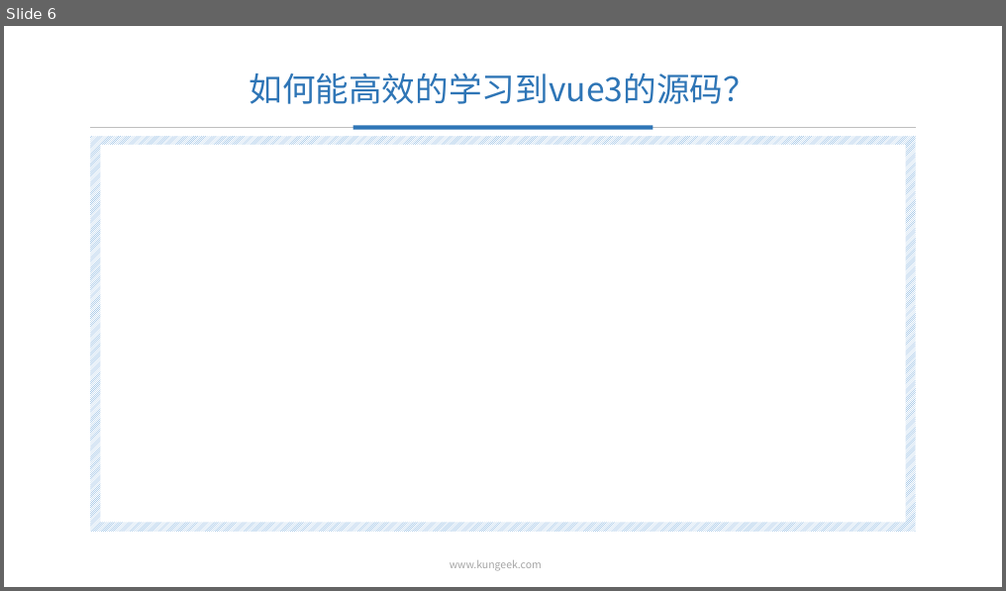
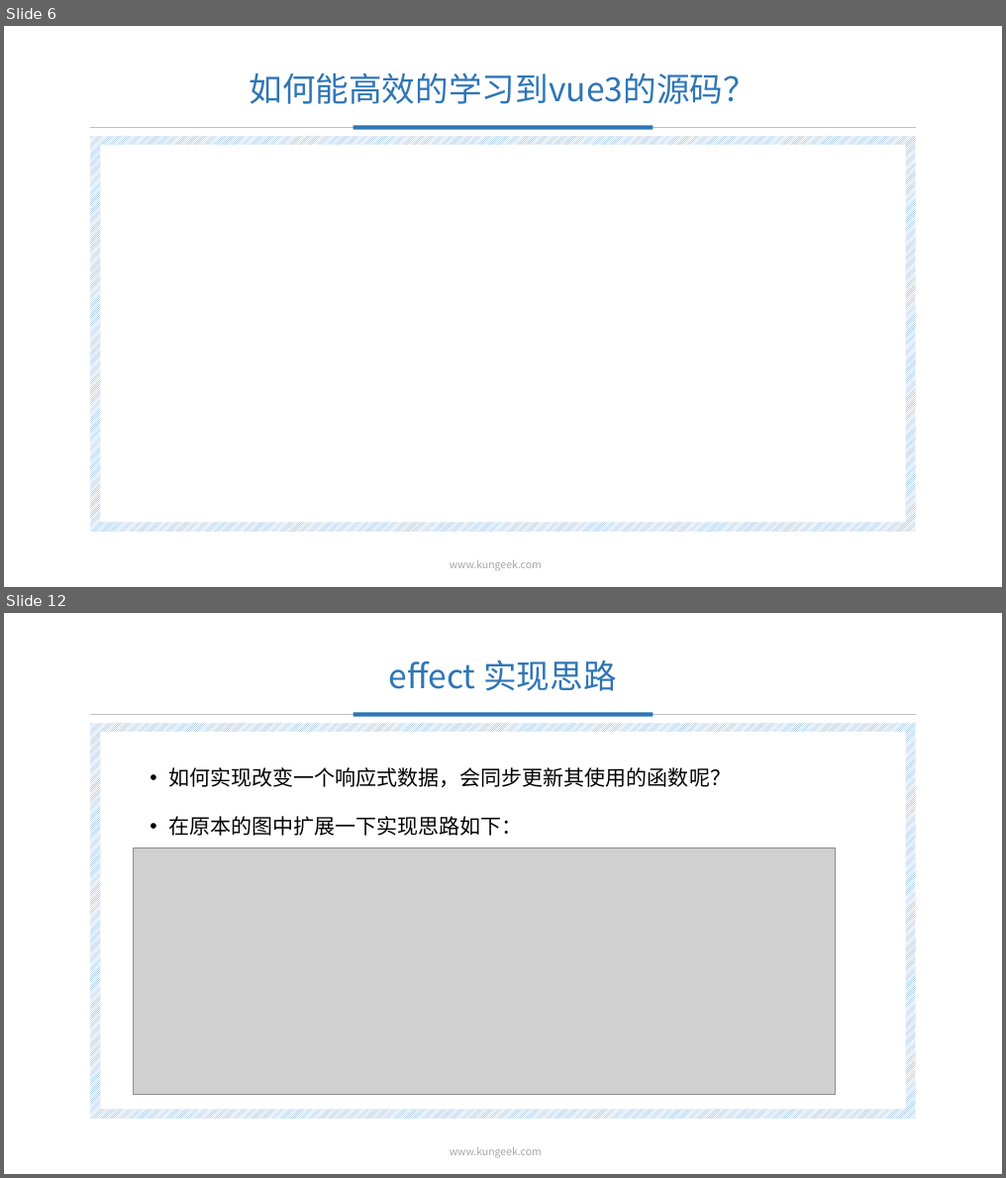
Before and after one commit to chenJinYuDo/cjy-mini-vue, a slide deck: doc/mini-vue3(vue3的最小实现).pptx. Shown one above the other, each under a label of ours: slide 6 before the commit, slides 6 and 12 after it; the slides between them are not shown. The pictures are 1006x591 and 1006x1178 pixels, drawn with LibreOffice and Linux fonts; fonts in the diff are those of the drawing; grey boxes stand for pictures; background and template pictures are left out. Boxes give left, top, right and bottom in pixels: in the first picture for what was removed or moved away, otherwise in the second. Text is boxed around its words. In the diff, an @@ line names an element or a change of style, - is before the commit and + after.

Commit message:
feat: 更新文档

```diff
--- a/doc/mini-vue3(vue3的最小实现).pptx
+++ b/doc/mini-vue3(vue3的最小实现).pptx
@@ slide 12 added at box(4, 613, 1002, 1174), background picture (left out); not listed: 5 template elements that a slide beside it also shows @@
@@ title added at box(389, 660, 616, 691), 32 pt, text #2E75B6 @@
+effect 实现思路
@@ text added at box(168, 767, 731, 836), 20 pt, text #000000 @@
+• 如何实现改变一个响应式数据，会同步更新其使用的函数呢？
+• 在原本的图中扩展一下实现思路如下：
@@ picture added at box(134, 848, 836, 1095) @@
```
Also in this commit, not shown: 2 slides changed, 10 other slides added, 2 slides removed, 2 other files.
